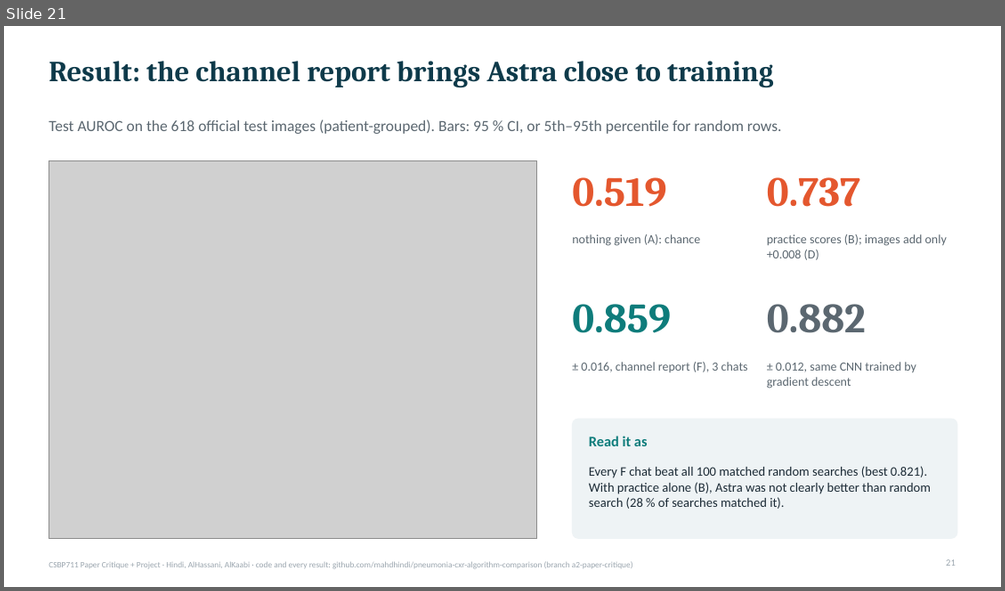
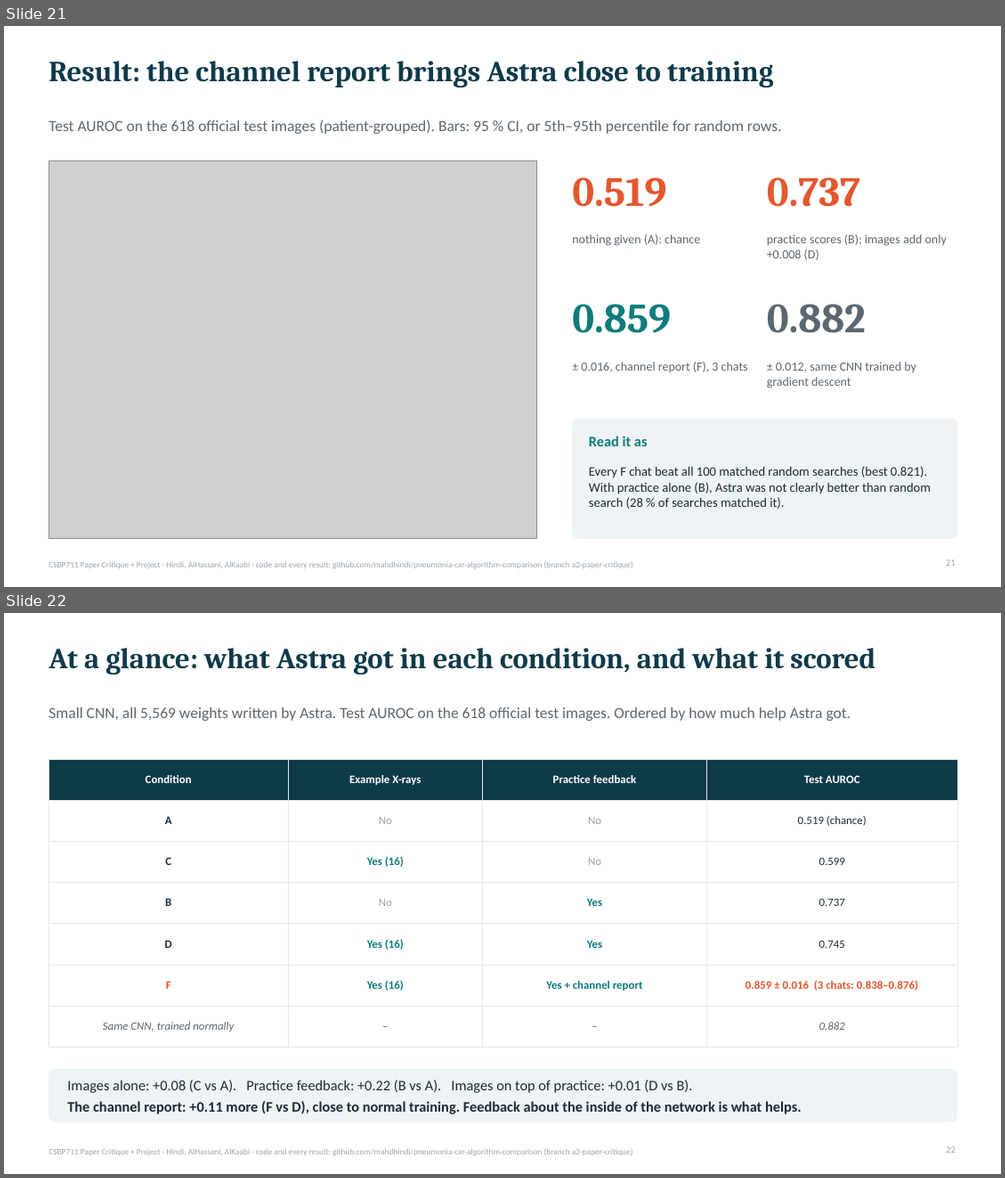
Before and after one commit to mahdhindi/pneumonia-cxr-algorithm-comparison, a slide deck: slides/CSBP711_Critique_Project_slides.pptx. Shown one above the other, each under a label of ours: slide 21 before the commit, slides 21 and 22 after it. The pictures are 1005x591 and 1005x1178 pixels, drawn with LibreOffice and Linux fonts; fonts in the diff are those of the drawing; grey boxes stand for pictures. Boxes give left, top, right and bottom in pixels: in the first picture for what was removed or moved away, otherwise in the second. Text is boxed around its words. In the diff, an @@ line names an element or a change of style, - is before the commit and + after.

```diff
--- a/slides/CSBP711_Critique_Project_slides.pptx
+++ b/slides/CSBP711_Critique_Project_slides.pptx
@@ slide 22 added at [4, 613, 1001, 1174], background #FFFFFF; not listed: 1 template element that a slide beside it also shows @@
@@ title added at [48, 648, 875, 674], 28 pt, text #0E3A4A, bold @@
+At a glance: what Astra got in each condition, and what it scored
@@ text added at [48, 707, 851, 721], 15 pt, text #5B6770 @@
+Small CNN, all 5,569 weights written by Astra. Test AUROC on the 618 official test images. Ordered by how much help Astra got.
@@ table added at [48, 759, 957, 1035], 7 rows, 4 columns @@
+Condition | Example X-rays | Practice feedback | Test AUROC
+A | No | No | 0.519 (chance)
+C | Yes (16) | No | 0.599
+B | No | Yes | 0.737
+D | Yes (16) | Yes | 0.745
+F | Yes (16) | Yes + channel report | 0.859 ± 0.016 (3 chats: 0.838–0.876)
+Same CNN, trained normally | – | – | 0.882
@@ rounded rectangle added at [48, 1070, 957, 1121], fill #EEF3F5, outline #EEF3F5 0.75 pt @@
@@ text added at [67, 1079, 801, 1114], 14 pt, text #1C2B36, bold @@
+Images alone: +0.08 (C vs A). Practice feedback: +0.22 (B vs A). Images on top of practice: +0.01 (D vs B).
+The channel report: +0.11 more (F vs D), close to normal training. Feedback about the inside of the network is what helps.
@@ page number added at [946, 1146, 955, 1152], 9 pt, text #9AA5AE @@
+22
```
Also in this commit, not shown: 2 slides changed, 1 other slide added, 2 other files.
